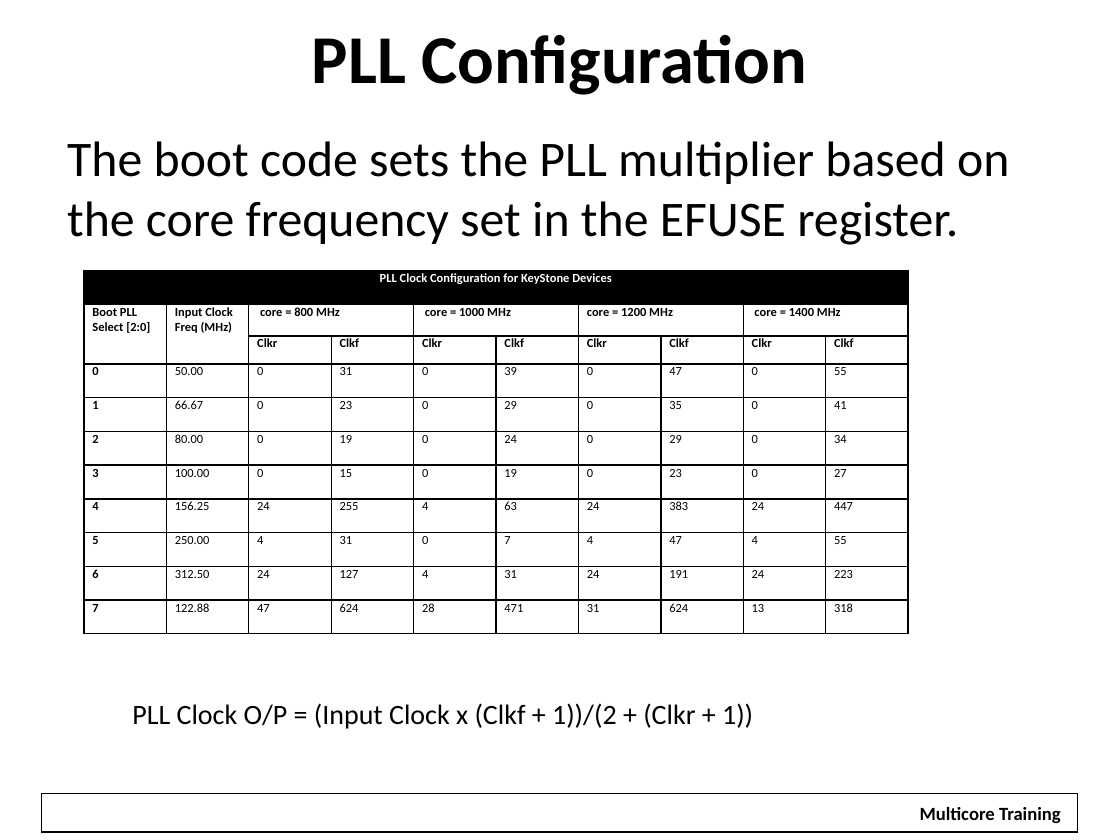
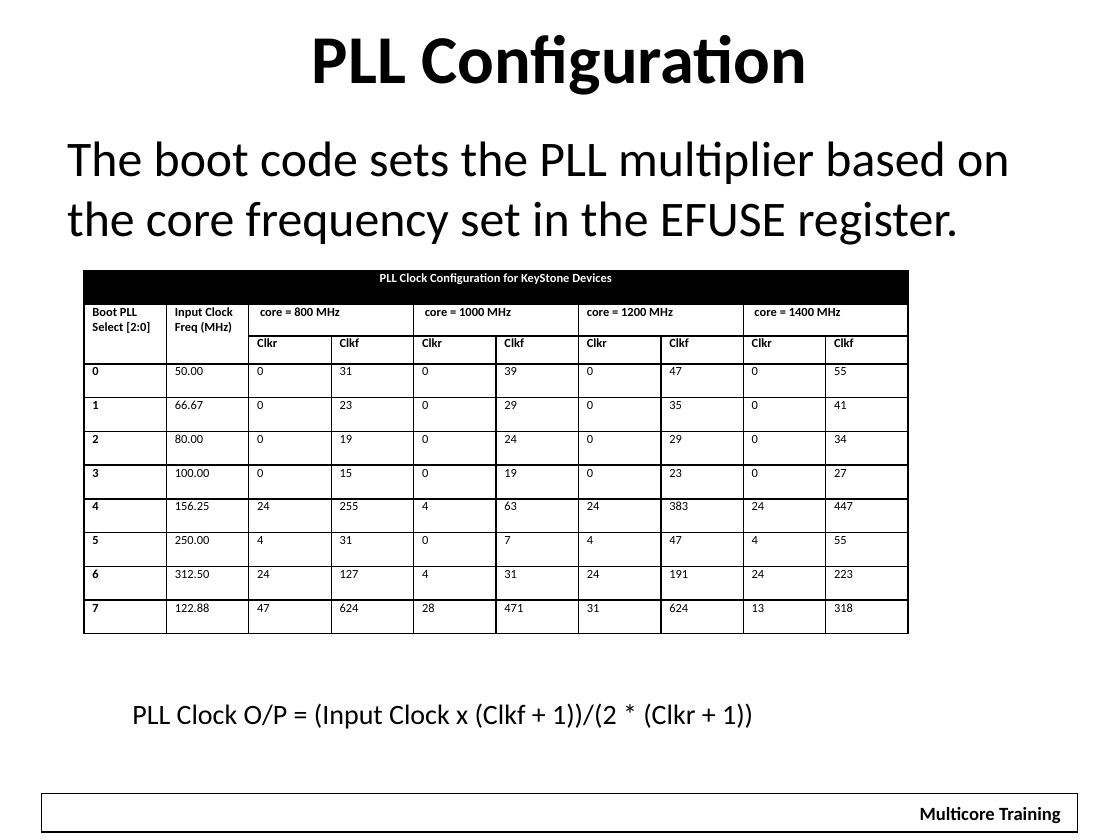
Before and after one commit to hari1989/keystone-workshop, a slide deck: slide 12 of slides/KeyStone Bootloader.pptx. Drawn at 1120x840 pixels with LibreOffice and Linux fonts; fonts in the diff are those of the drawing; background and template pictures are left out. Boxes give left, top, right and bottom in pixels: in the first picture for what was removed or moved away, otherwise in the second. Text is boxed around its words. In the diff, an @@ line names an element or a change of style, - is before the commit and + after.

```diff
--- a/slides/KeyStone Bootloader.pptx
+++ b/slides/KeyStone Bootloader.pptx
@@ text at (132, 703, 753, 729): text changed @@
-PLL Clock O/P = (Input Clock x (Clkf + 1))/(2 + (Clkr + 1))
+PLL Clock O/P = (Input Clock x (Clkf + 1))/(2 * (Clkr + 1))
```
